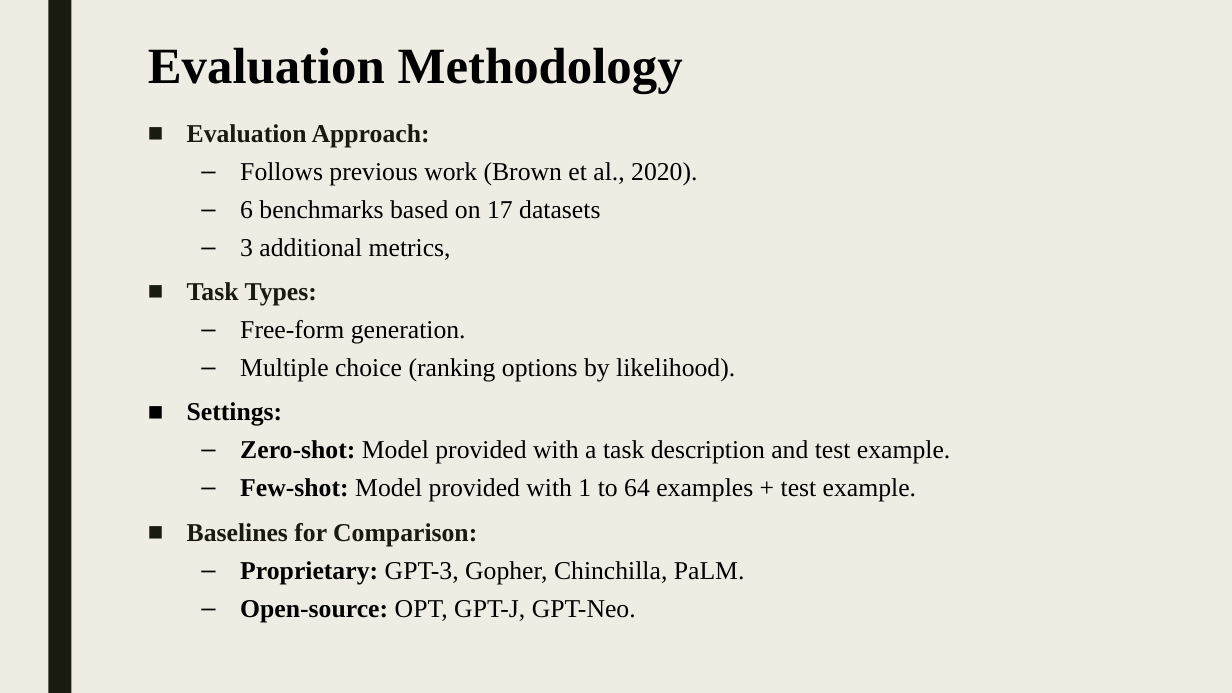
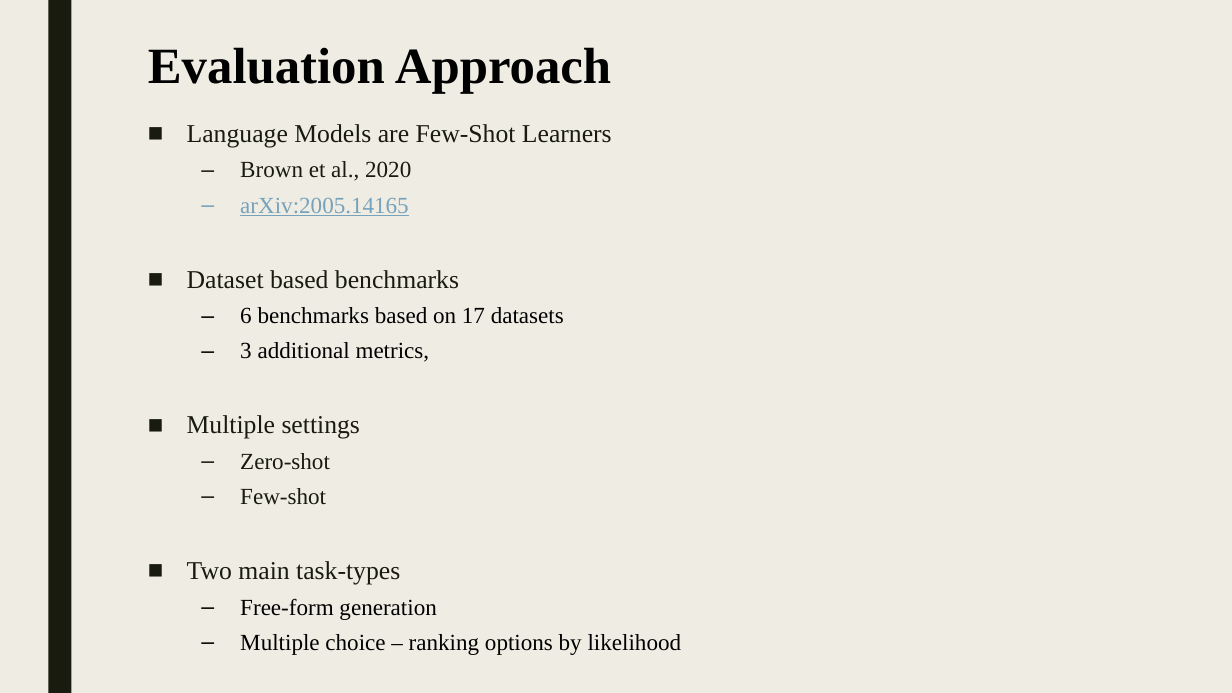
Before and after one commit to shlomi1993/llm-from-scratch, a slide deck: slide 4 of presentation/Lecture Slides.pptx (slide 2 before the commit). Drawn at 1232x693 pixels with LibreOffice and Linux fonts; fonts in the diff are those of the drawing. Boxes give left, top, right and bottom in pixels: in the first picture for what was removed or moved away, otherwise in the second. Text is boxed around its words. In the diff, an @@ line names an element or a change of style, - is before the commit and + after.

Commit message:
WIP

```diff
--- a/presentation/Lecture Slides.pptx
+++ b/presentation/Lecture Slides.pptx
@@ title at bbox=[148, 47, 611, 94]: text changed @@
-Evaluation Methodology
+Evaluation Approach
@@ text at bbox=[187, 124, 612, 289]: text changed; text colour #000000 to #191B0E @@
-■ Evaluation Approach:
-  – Follows previous work (Brown et al., 2020).
+■ Language Models are Few-Shot Learners
+  – Brown et al., 2020
+  – arXiv:2005.14165
+■ Dataset based benchmarks
@@ text at bbox=[240, 307, 564, 362]: size 20 to 18 pt in "6 benchmarks based on 17 datasets", "3 additional metrics," @@
@@ text at bbox=[187, 415, 682, 655]: text changed; size 20 to 18 pt @@
-■ Task Types:
-  – Free-form generation.
-  – Multiple choice (ranking options by likelihood).
-■ Settings:
-  – Zero-shot: Model provided with a task description and test example.
-  – Few-shot: Model provided with 1 to 64 examples + test example.
-■ Baselines for Comparison:
-  – Proprietary: GPT-3, Gopher, Chinchilla, PaLM.
-  – Open-source: OPT, GPT-J, GPT-Neo.
+■ Multiple settings
+  – Zero-shot
+  – Few-shot
+■ Two main task-types
+  – Free-form generation
+  – Multiple choice – ranking options by likelihood
```
Also in this commit, not shown: 3 other slides changed, 3 slides added, 2 slides removed.
